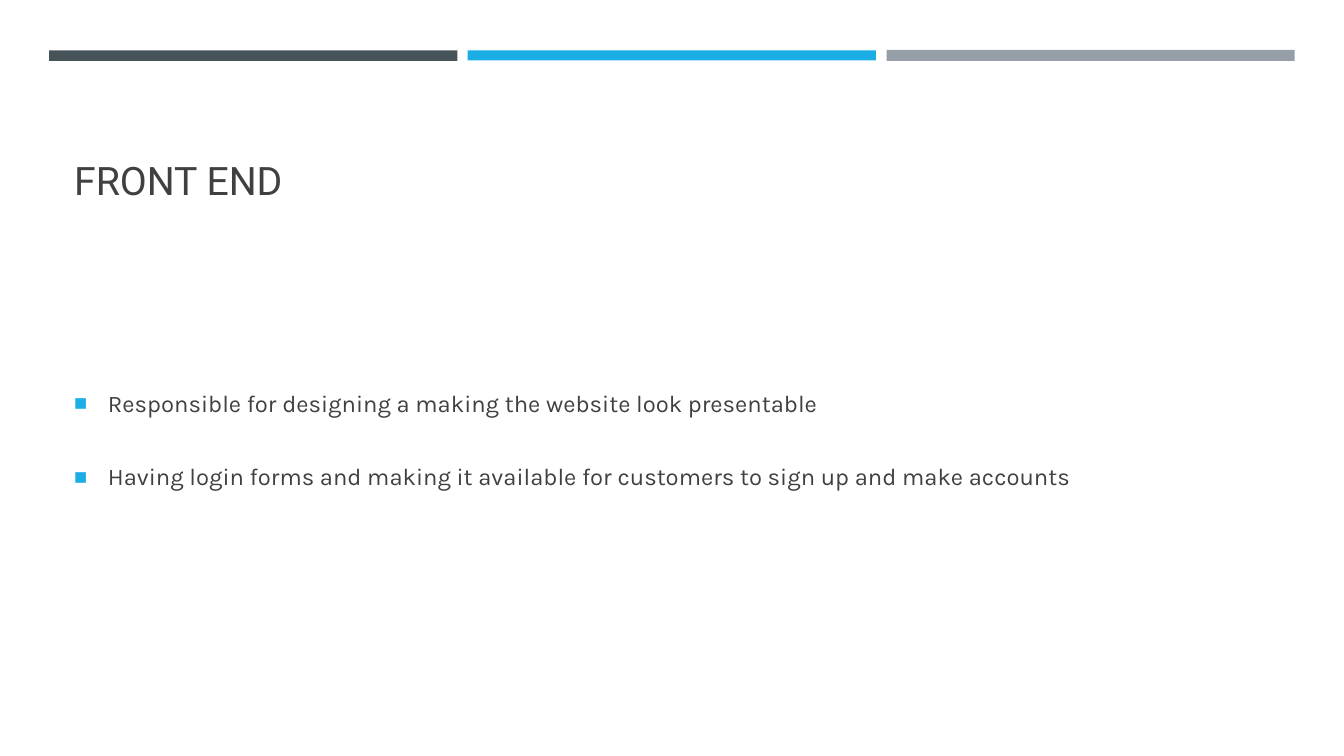
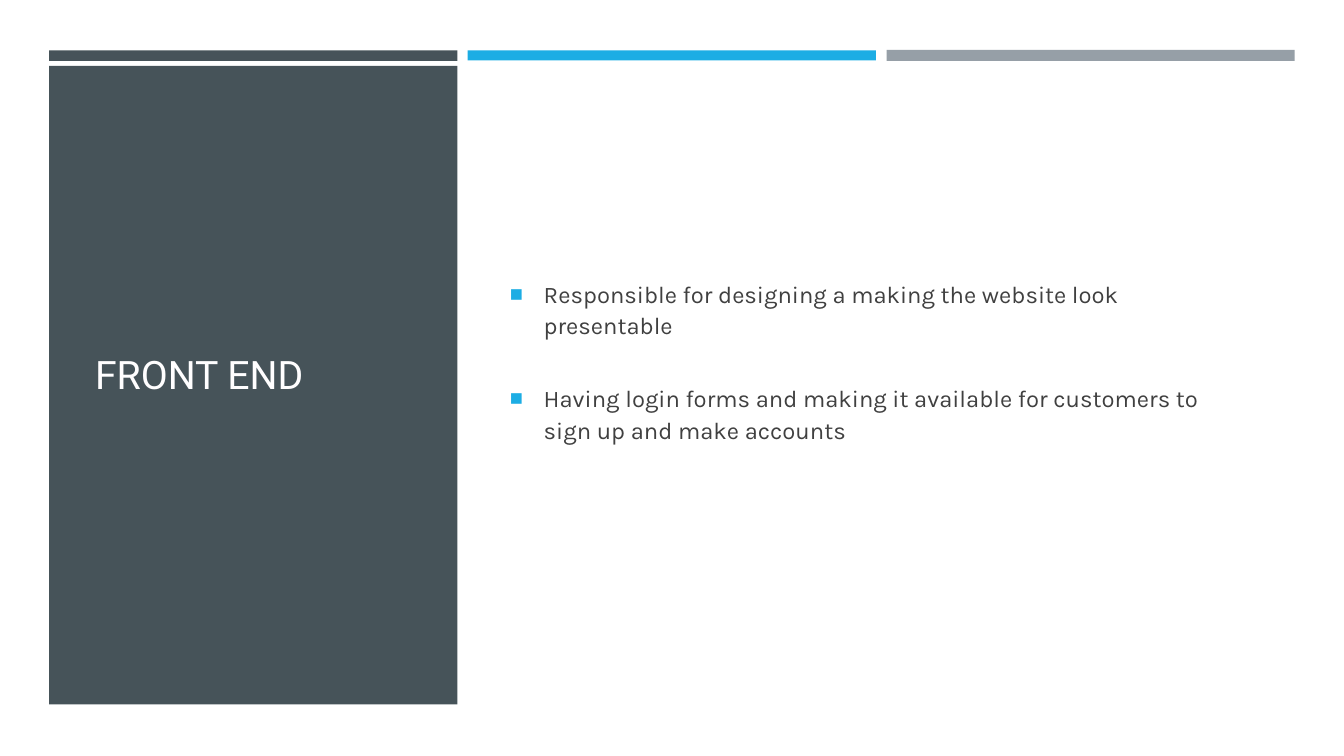
Before and after one commit to KershawK5646/CapstoneProject, a slide deck: slide 4 of Design Docs/Maker Space.pptx. Drawn at 1344x756 pixels with LibreOffice and Linux fonts; fonts in the diff are those of the drawing. Boxes give left, top, right and bottom in pixels: in the first picture for what was removed or moved away, otherwise in the second. Text is boxed around its words. In the diff, an @@ line names an element or a change of style, - is before the commit and + after.

```diff
--- a/Design Docs/Maker Space.pptx
+++ b/Design Docs/Maker Space.pptx
@@ rectangle added at <box>0,0,1344,756</box>, fill #FFFFFF @@
@@ rectangle added at <box>49,66,458,705</box>, fill #465359 @@
@@ title "FRONT END": place and size @@
-title "FRONT END" at <box>74,166,283,196</box>
+title "FRONT END" at <box>95,360,303,390</box>
@@ title "FRONT END" at <box>95,360,303,390</box>: text colour #404040 to #FFFEFF; vertical alignment bottom to middle @@
@@ text "Responsible for designing a making ..." rewrapped from <box>108,395,1070,491</box> to <box>544,286,1198,445</box> @@
```
Also in this commit, not shown: 11 other slides changed, 3 slides added, 1 slide removed.
